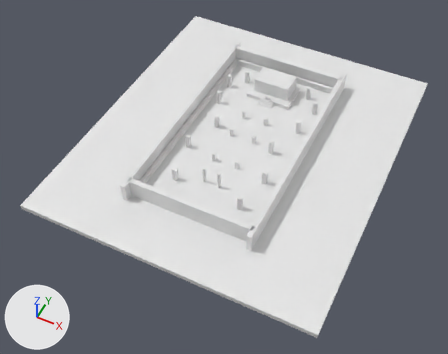
A saved change to the glTF model Assets/Shrine/shrine_col.glb.
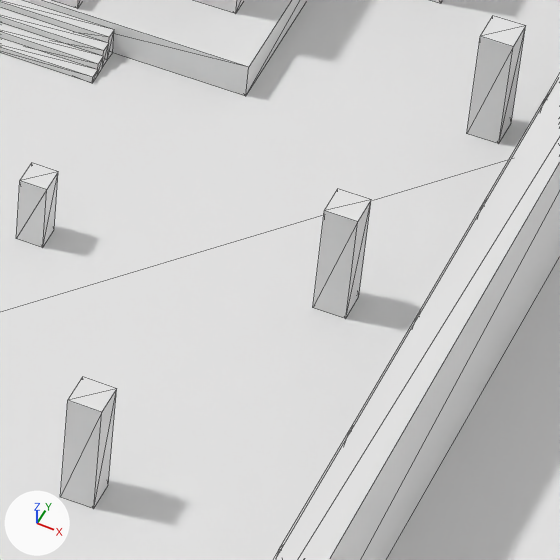
The first picture shows the older version from a 50 mm lens placed at (37.8, -82.4, 91.4), pointed at (-0.5, -5.7, -4.4). The close-ups show the older and then the newer version on the part from 58% to 72% of the width and 28% to 45% of the height of that picture. Only the edits that show in the close-ups are written down. Arrows for +X, +Y and +Z are at lower left; the lights stay in place. The close-ups show mesh edges as thin lines. Where no turn or scale is listed for an object, it has been applied to the vertices.

In view in the first close-up: 'bounds_col.001', 'cedar_col.049', 'cedar_col.050', 'cedar_col.053', 'floor_col.001', 'haiden_col.054', 'toro_col.041' and 6 more.
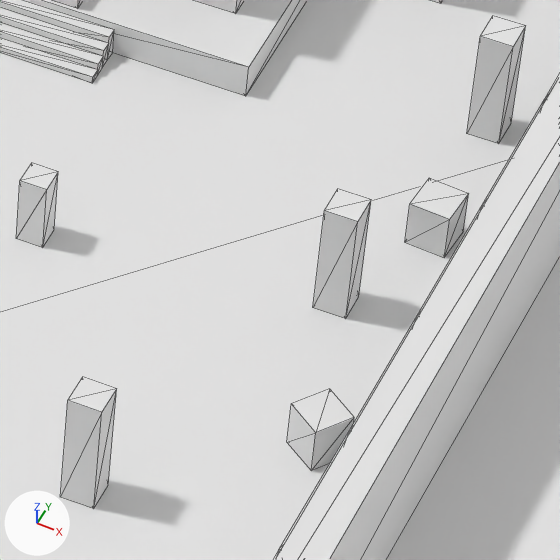
The change in detail:
Mesh me_atom_bush_col is new.
It is a box spanning x -0.5..0.5, y -0.5..0.5, z 0.0..1.2.
Object 'bush_col.059' (ob_bush_col_059) is new; it shows me_atom_bush_col.
Its location is (10.7, 12.0, 0.0).
Its rotation in degrees is (0, 0, 176).
Object 'bush_col.058' (ob_bush_col_058) is new; it shows me_atom_bush_col.
Its location is (10.9, 4.5, 0.0).
Its rotation in degrees is (0, 0, 54).

Where the change shows, as pixel boxes [x1, y1, x2, y2] in the close-ups (560 x 560 px):
'bush_col.058', added
    after: [287, 389, 354, 471]
'bush_col.059', added
    after: [405, 178, 469, 257]
